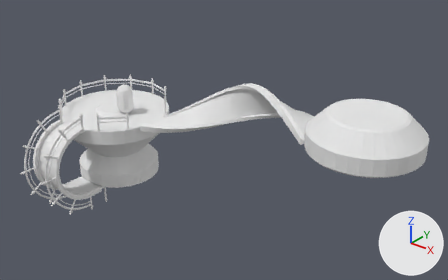
The Blender file scenes/phone-bank.blend as it was, and as the next commit left it.
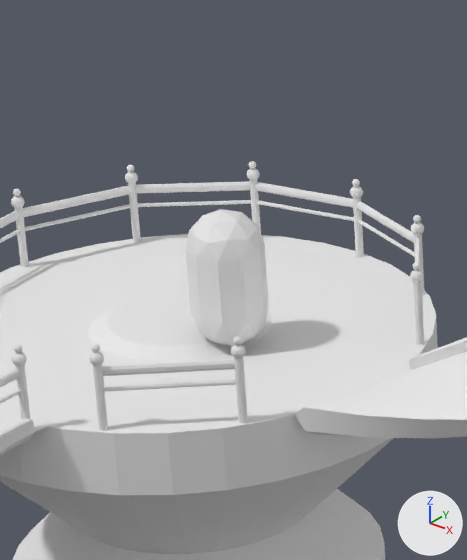
There are two pictures of each version: one whole from a camera (50 mm lens) standing at (32.96, -28.24, 18.09) and looking at (10.82, -0.58, 0.94), one close up on the part from 17% to 39% of the width and 14% to 57% of the height. The lights are fixed; the arrows at lower right show +X, +Y and +Z.

The first close-up shows 'Circle.001', 'Helix', 'Player', 'Rail', 'Rail.002', 'Rail.003', 'Rail.004', 'Rail.005', 'RailColumn', 'RailColumn.008', 'RailColumn.009', 'Spindle'.
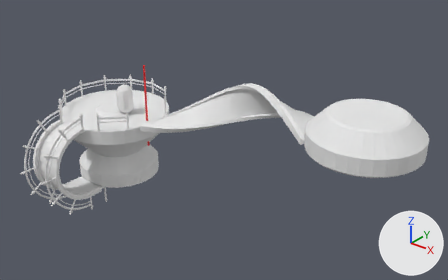
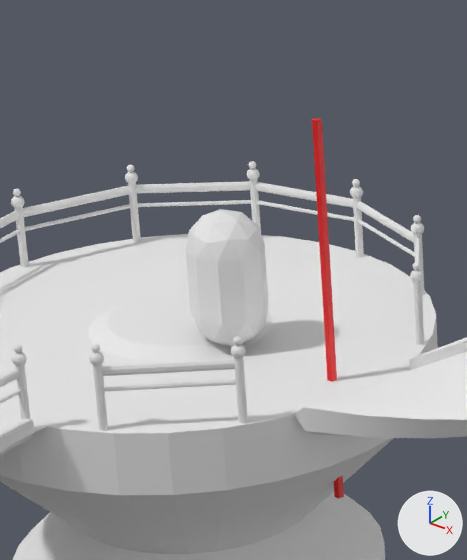
Boxes [x1, y1, x2, y2] around the edits, measured in the close-ups (467 x 560 px):
'raybox', added (red): after [312, 118, 344, 498]

The change, as a diff of the scene's bpy script:
```diff
--- a/scenes/phone-bank.blend.py
+++ b/scenes/phone-bank.blend.py
@@ mat_material @@
+mat_material = principled_material('Material')
+mat_material.base_color = (0.8, 0.0, 0.00189)  # red #e70006
@@ me_cube @@
+me_cube.from_pydata(...)  # a box spanning x -1.06..0.94, y -1.06..0.94, z -2.0..0.0
+me_cube.materials.append(mat_material)  # red #e70006
@@ ob_raybox @@
+ob_raybox = bpy.data.objects.new('raybox', me_cube)
+ob_raybox.location = (3.35, 0.0, 4.12)
+ob_raybox.scale = (0.05, 0.05, 3.04)
```
